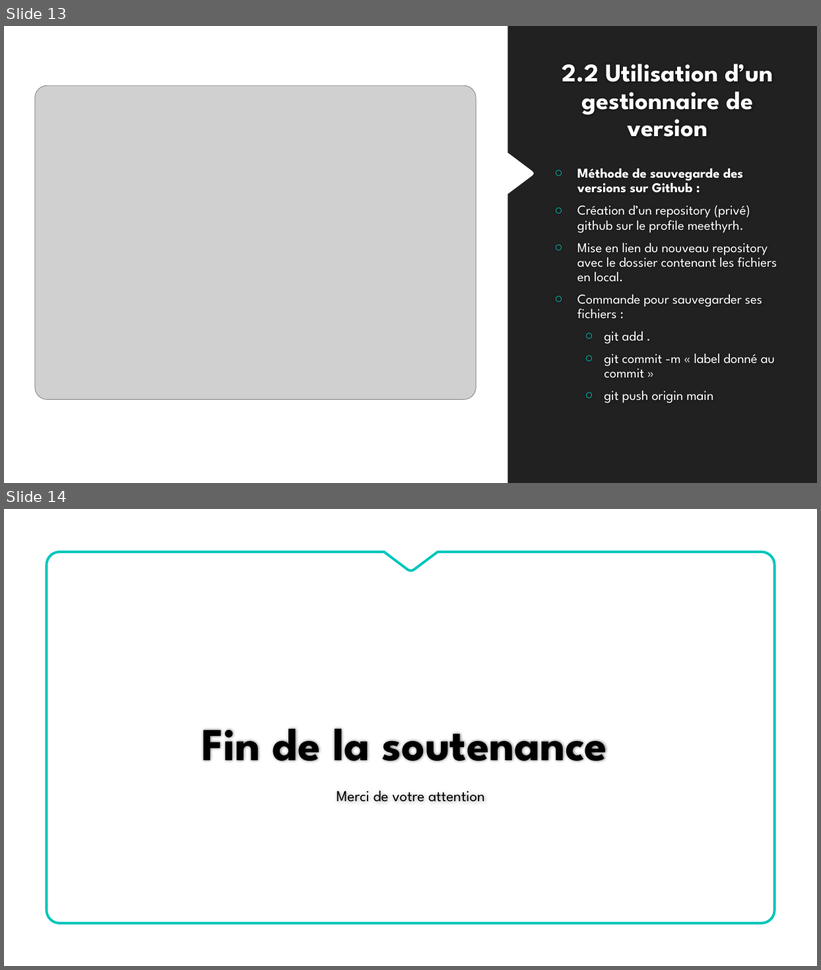
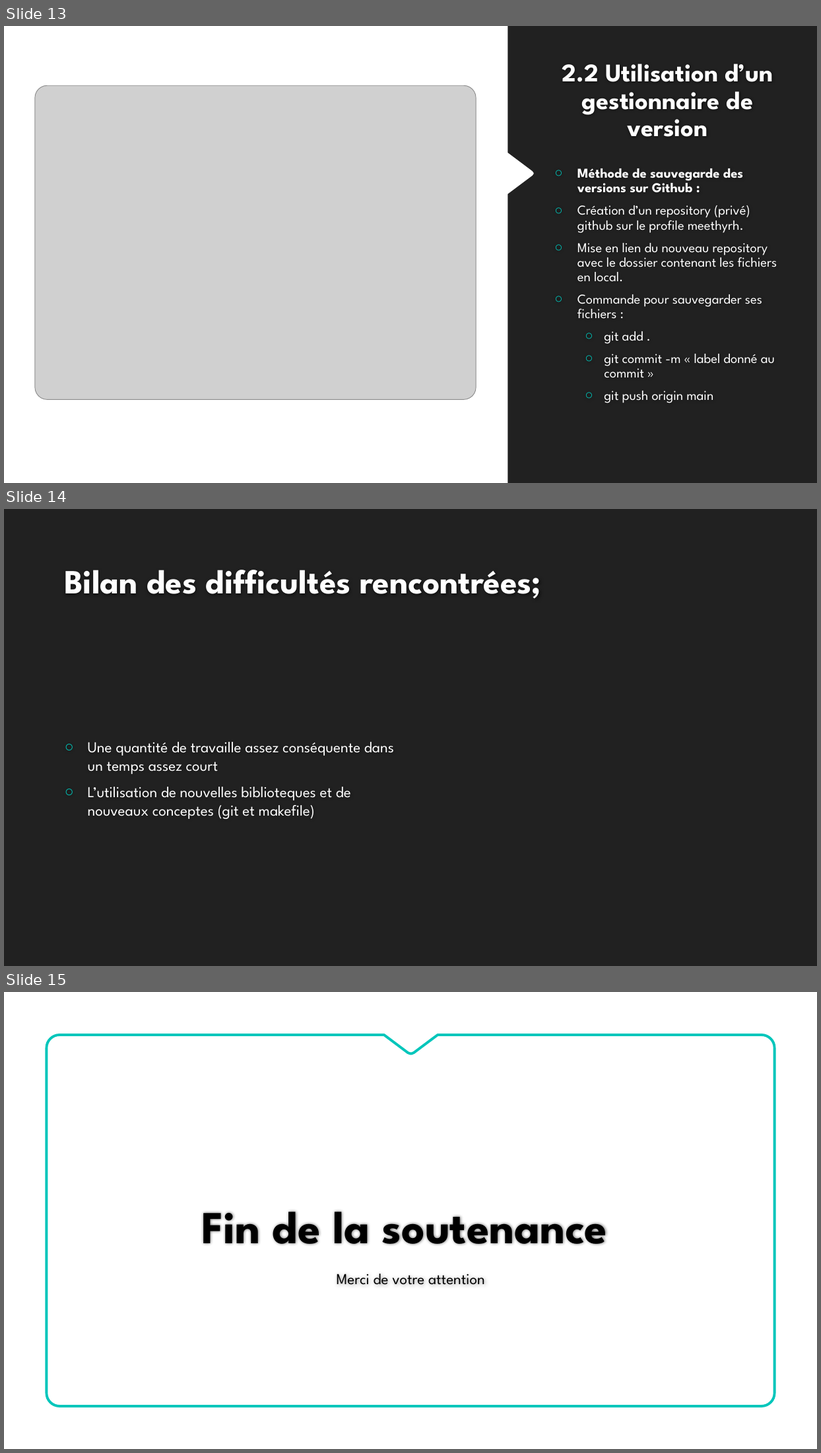
Before and after one commit to meethyrh/Projet2048v3, a slide deck: Soutenance.pptx. Shown one above the other, each under a label of ours: slides 13 and 14 before the commit, slides 13, 14 and 15 after it. The pictures are 821x970 and 821x1453 pixels, drawn with LibreOffice and Linux fonts; fonts in the diff are those of the drawing; grey boxes stand for pictures; background and template pictures are left out. Boxes give left, top, right and bottom in pixels: in the first picture for what was removed or moved away, otherwise in the second. Text is boxed around its words. In the diff, an @@ line names an element or a change of style, - is before the commit and + after.

```diff
--- a/Soutenance.pptx
+++ b/Soutenance.pptx
@@ slide 14 added at (4,509,817,966), background #212121 @@
@@ title added at (64,570,542,599), 40 pt, text #FEFEFE, bold @@
+Bilan des difficultés rencontrées;
@@ text added at (88,742,394,819), 18 pt, text #FFFFFF @@
+○ Une quantité de travaille assez conséquente dans un temps assez court
+○ L’utilisation de nouvelles biblioteques et de nouveaux conceptes (git et makefile)
@@ what was slide 14 is now slide 15 @@
```
Also in this commit, not shown: 1 slide changed, 6 other files.
